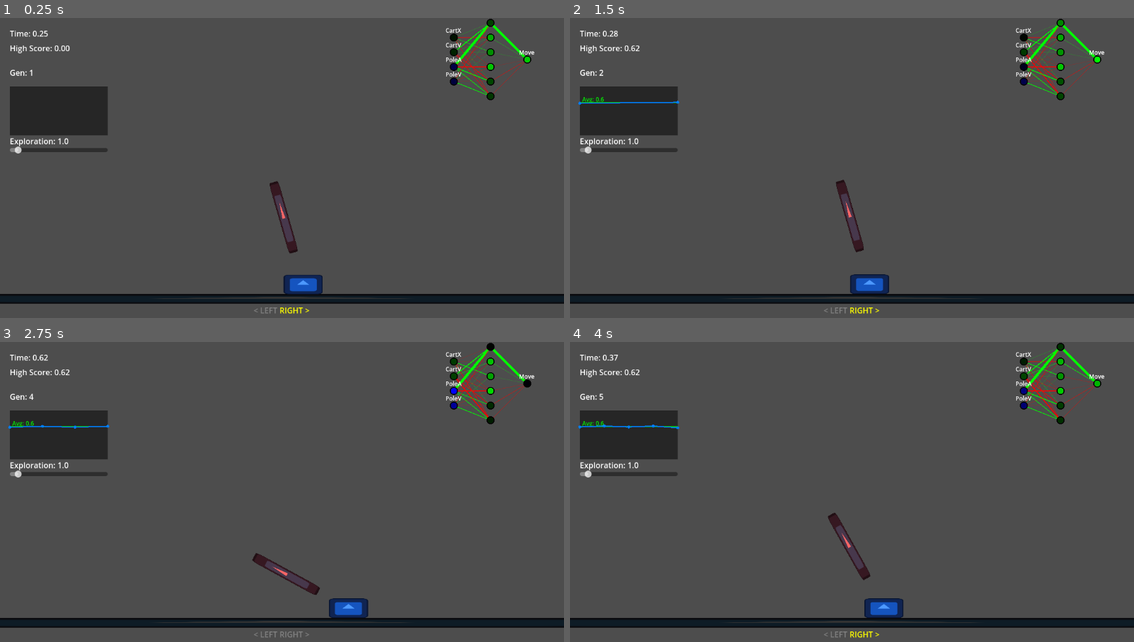
Above: before the commit, frames 1-4 (two rows, left to right).
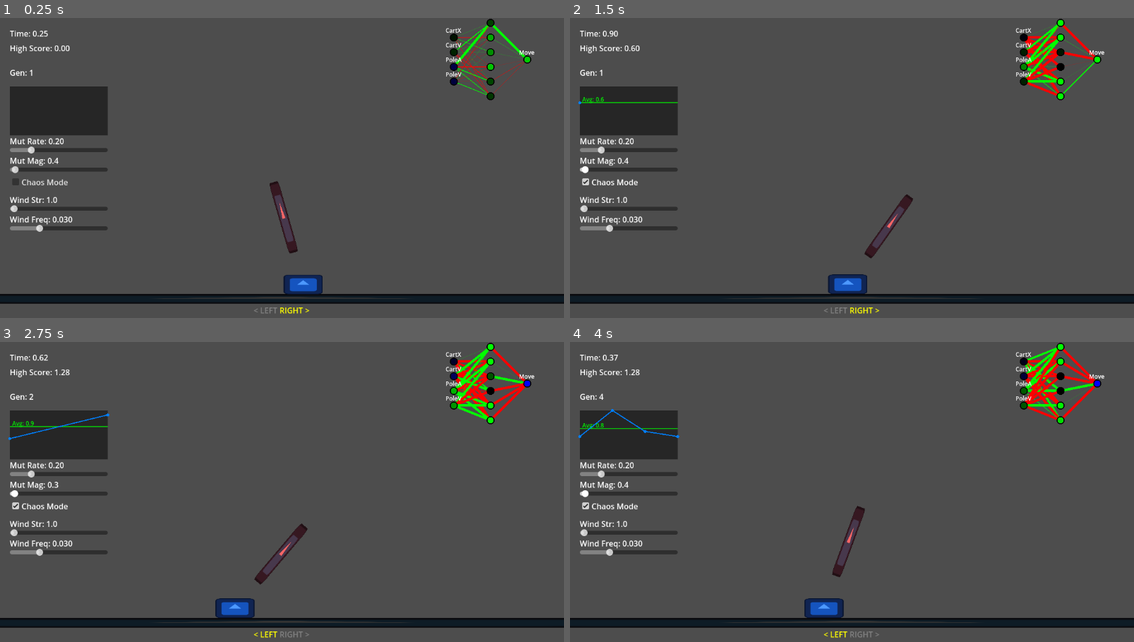
Above: after the commit, the same moments.

Repository: frkatona/Godot_NN_Testing
Game: Godot game, scene res://scenes/main.tscn
Two runs of this game, one before a commit and one after it. Both use one fixed random seed, a clock stepped at 60 frames per second and the inputs below. The engine's default icon, where the game draws it, is replaced by a stand-in: a white triangle on a blue panel in a dark square.
Inputs (mouse positions are in pixels of both pictures, inside the frame that each line leads up to):
- Up to frame 1 (0.25 s): no input
- Up to frame 2 (1.5 s): click (609, 183) at 0.5 s, where only the run after the commit has a clickable "Chaos Mode"; tap Enter (ui_accept) at 1.25 s; hold Right (ui_right) from 1.28 s (still down); tap T at 1.35 s
- Up to frame 3 (2.75 s): tap Enter (ui_accept) at 1.52, 2.27 s; release Right (ui_right) at 2.03 s; hold Left (ui_left) from 2.03 s (still down); tap T at 2.1 s
- Up to frame 4 (4 s): release Left (ui_left) at 2.78 s; hold Right (ui_right) from 2.78 s (still down); tap T at 2.85, 3.6 s; tap Enter (ui_accept) at 3.77 s

The runs differ from the first frame. In frame 1, 1.3% of the frame differs, in the area x 1-20%, y 40-72%; in frame 2, 3.7%; in frame 3, 4.3%; in frame 4, 4.5%, in the area x 1-94%, y 0-99%.

Commit message:
replaced exploration slider with more accurate 'rate' and 'magnitude' sliders; made 'chaos' checkbox to perform extremely aggressive search; added sliders for wind parameters (strength and frequency)

Diff:
--- a/scripts/ai/agent_neuro.gd
+++ b/scripts/ai/agent_neuro.gd
@@ -12,7 +12,10 @@
 var generation: int = 1
 var save_path = "user://best_ai_v2.json"
 var enabled: bool = true
-var mutation_power: float = 0.4
+var mutation_magnitude: float = 0.4
+var mutation_rate: float = 0.2
+var chaos_mode: bool = false
+
 
 signal history_updated(history: Array[float], gen: int)
 var fitness_history: Array[float] = []
@@ -100,7 +103,15 @@
 	# Prepare next agent: (1+1) ES strategy
 	# Always mutate from BEST
 	current_network = best_network.copy()
-	current_network.mutate(0.2, mutation_power) # Rate, Magnitude
+
+	var rate = mutation_rate
+	var mag = mutation_magnitude
+
+	if chaos_mode:
+		rate = 0.8
+		mag = 10.0
+
+	current_network.mutate(rate, mag) # Rate, Magnitude
 
 	generation += 1
 
--- a/scripts/game_manager.gd
+++ b/scripts/game_manager.gd
@@ -45,26 +45,63 @@
 	stats_graph.position = Vector2(20, 140)
 	label_time.get_parent().add_child(stats_graph)
 
-	# Create Exploration Slider
-	var slider = HSlider.new()
-	slider.min_value = 0.0
-	slider.max_value = 20.0
-	slider.step = 0.2
-	slider.value = 1.0 # Default
-	slider.custom_minimum_size = Vector2(200, 20)
-	slider.position = Vector2(20, 260)
-	label_time.get_parent().add_child(slider)
+	var start_y = 240
+	var spacing = 40
 
-	var label_slider = Label.new()
-	label_slider.text = "Exploration: 1.0"
-	label_slider.position = Vector2(20, 240)
-	label_time.get_parent().add_child(label_slider)
+	# Helper to make life easier
+	var create_slider = func(label_text, min_v, max_v, step_v, default_v, callback, y_pos):
+		var slider = HSlider.new()
+		slider.min_value = min_v
+		slider.max_value = max_v
+		slider.step = step_v
+		slider.value = default_v
+		slider.custom_minimum_size = Vector2(200, 20)
+		slider.position = Vector2(20, y_pos + 20)
+		label_time.get_parent().add_child(slider)
 
-	slider.value_changed.connect(func(val):
-		if ai_agent:
-			ai_agent.mutation_power = val
-		label_slider.text = "Exploration: %.1f" % val
+		var l = Label.new()
+		l.text = label_text % default_v
+		l.position = Vector2(20, y_pos)
+		label_time.get_parent().add_child(l)
+
+		slider.value_changed.connect(func(v):
+			callback.call(v)
+			l.text = label_text % v
+		)
+		return slider
+
+	# 1. Mutation Rate
+	create_slider.call("Mut Rate: %.2f", 0.0, 1.0, 0.01, 0.2, func(v):
+		if ai_agent: ai_agent.mutation_rate = v
+	, start_y)
+	start_y += spacing
+
+	# 2. Mutation Magnitude
+	create_slider.call("Mut Mag: %.1f", 0.0, 20.0, 0.1, 0.4, func(v):
+		if ai_agent: ai_agent.mutation_magnitude = v
+	, start_y)
+	start_y += spacing
+
+	# 3. Chaos Mode
+	var chaos_check = CheckBox.new()
+	chaos_check.text = "Chaos Mode"
+	chaos_check.position = Vector2(20, start_y)
+	label_time.get_parent().add_child(chaos_check)
+	chaos_check.toggled.connect(func(t):
+		if ai_agent: ai_agent.chaos_mode = t
 	)
+	start_y += spacing
+
+	# 4. Wind Strength
+	create_slider.call("Wind Str: %.1f", 0.0, 100.0, 1.0, wind_strength, func(v):
+		wind_strength = v
+	, start_y)
+	start_y += spacing
+
+	# 5. Wind Freq
+	create_slider.call("Wind Freq: %.3f", 0.001, 0.1, 0.001, noise_freq, func(v):
+		noise_freq = v
+	, start_y)
 
 func update_stats(history: Array, gen: int):
 	if label_gen:
Binary file added: export/profiler.gif
Not shown, changed: readme.md
